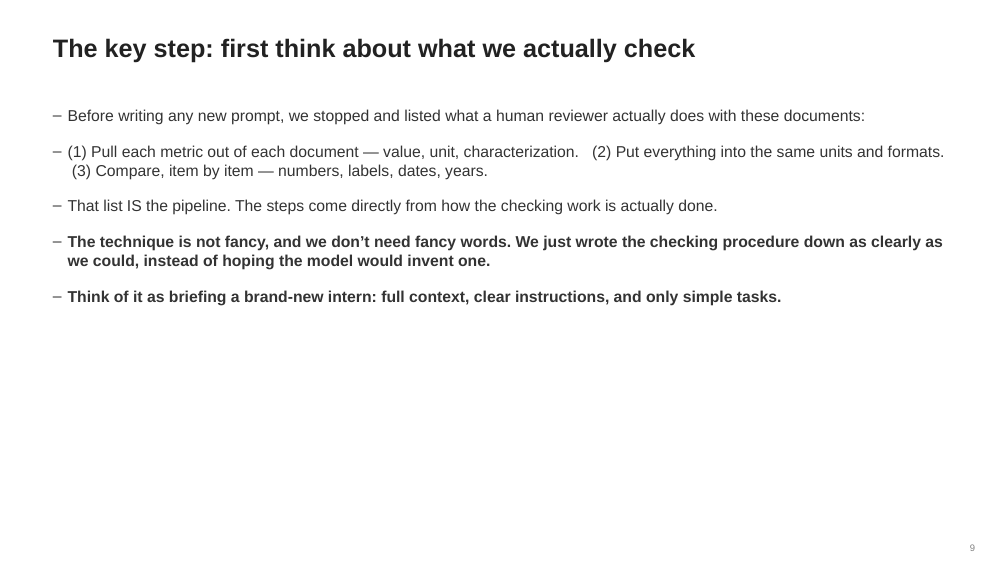
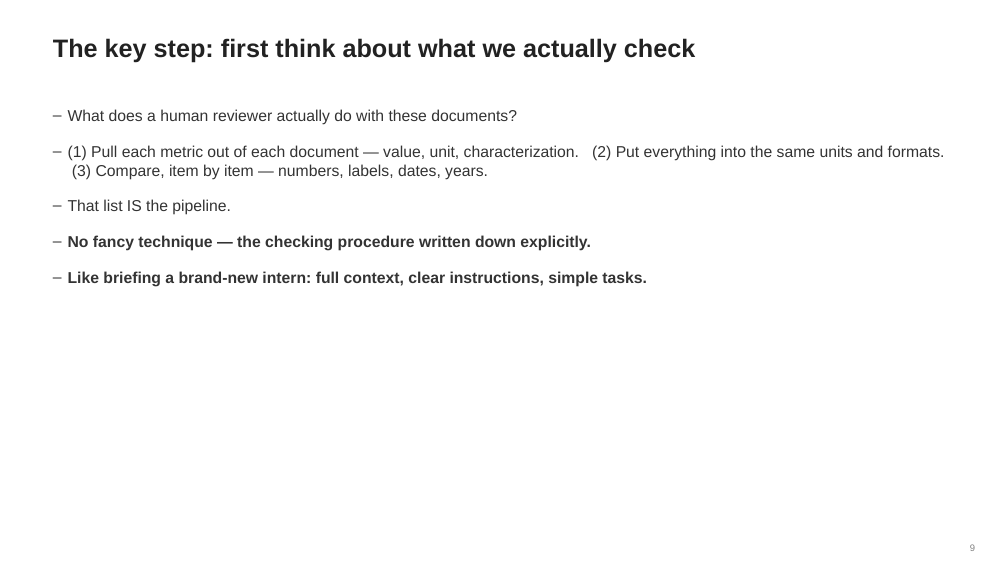
Before and after one commit to ld2955/SelfProject, a slide deck: slide 9 of AI_Summer_League_Demo_plain.pptx. Drawn at 1008x567 pixels with LibreOffice and Linux fonts; fonts in the diff are those of the drawing. Boxes give left, top, right and bottom in pixels: in the first picture for what was removed or moved away, otherwise in the second. Text is boxed around its words. In the diff, an @@ line names an element or a change of style, - is before the commit and + after.

```diff
--- a/AI_Summer_League_Demo_plain.pptx
+++ b/AI_Summer_League_Demo_plain.pptx
@@ text at bbox=[68, 109, 517, 125]: text changed @@
-– Before writing any new prompt, we stopped and listed what a human reviewer actually does with these documents:
+– What does a human reviewer actually do with these documents?
@@ text at bbox=[68, 199, 647, 287]: text changed @@
-– That list IS the pipeline. The steps come directly from how the checking work is actually done.
-– The technique is not fancy, and we don’t need fancy words. We just wrote the checking procedure down as clearly as we could, instead of hoping the model would invent one.
-– Think of it as briefing a brand-new intern: full context, clear instructions, and only simple tasks.
+– That list IS the pipeline.
+– No fancy technique — the checking procedure written down explicitly.
+– Like briefing a brand-new intern: full context, clear instructions, simple tasks.
```
Also in this commit, not shown: 14 other slides changed.
